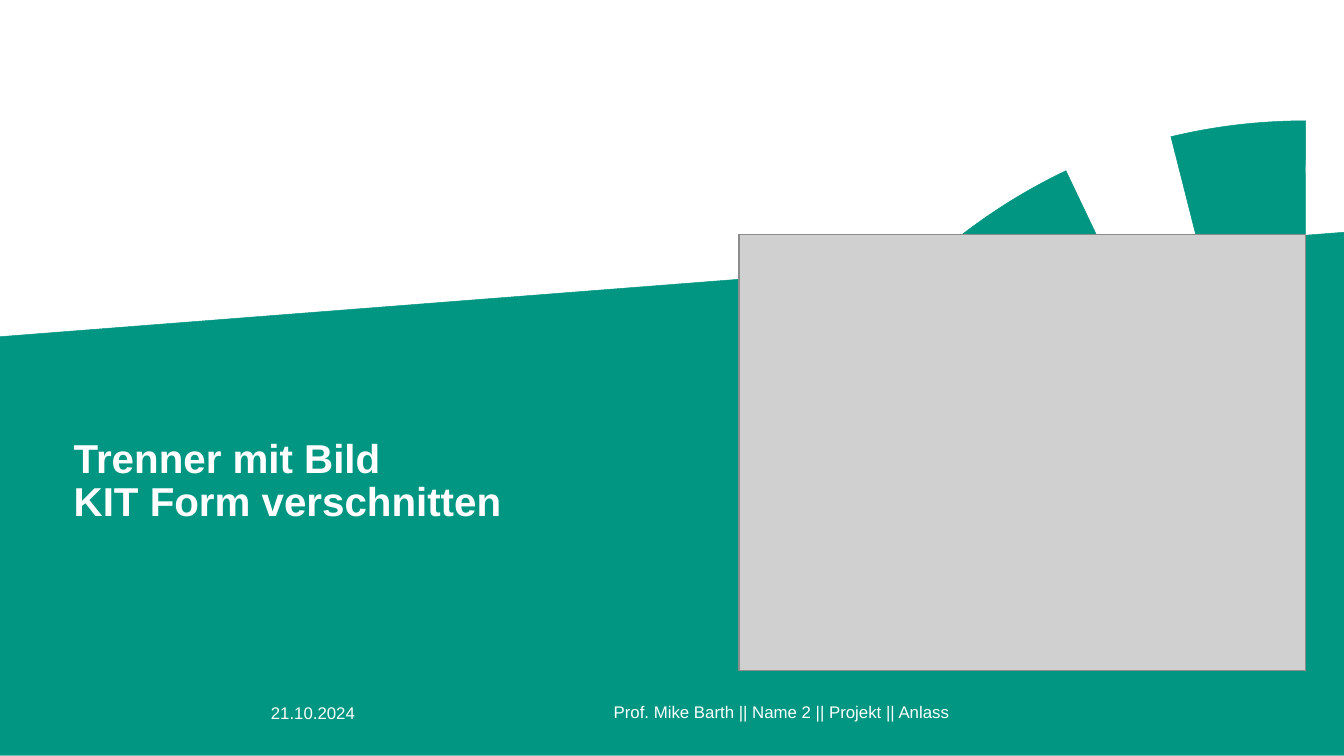
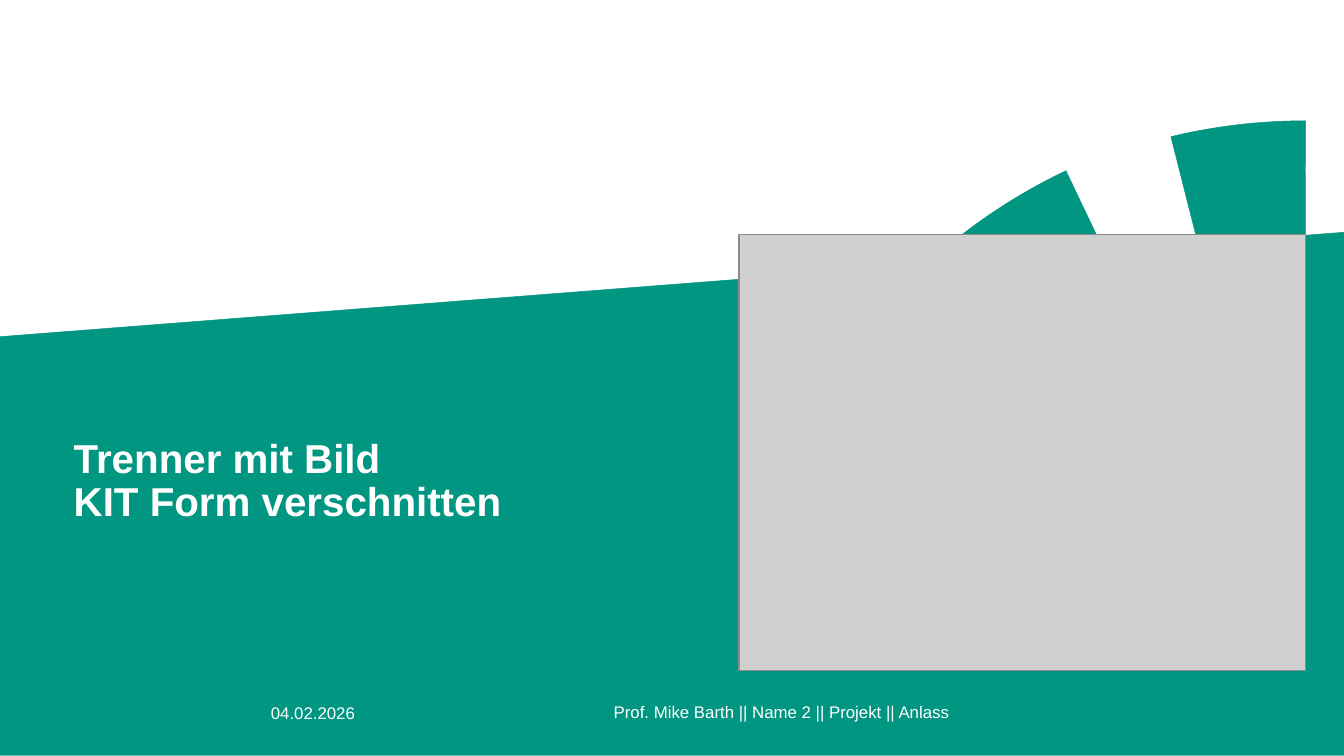
Before and after one commit to Coraku/Digital-Twin, a slide deck: slide 7 of Slides.pptx (slide 4 before the commit). Drawn at 1344x756 pixels with LibreOffice and Linux fonts; fonts in the diff are those of the drawing; grey boxes stand for pictures; background and template pictures are left out. Boxes give left, top, right and bottom in pixels: in the first picture for what was removed or moved away, otherwise in the second. Text is boxed around its words. In the diff, an @@ line names an element or a change of style, - is before the commit and + after.

```diff
--- a/Slides.pptx
+++ b/Slides.pptx
@@ text at [271, 707, 355, 719]: text changed @@
-21.10.2024
+04.02.2026
```
Also in this commit, not shown: 3 other slides changed, 3 slides added, 3 other files.
